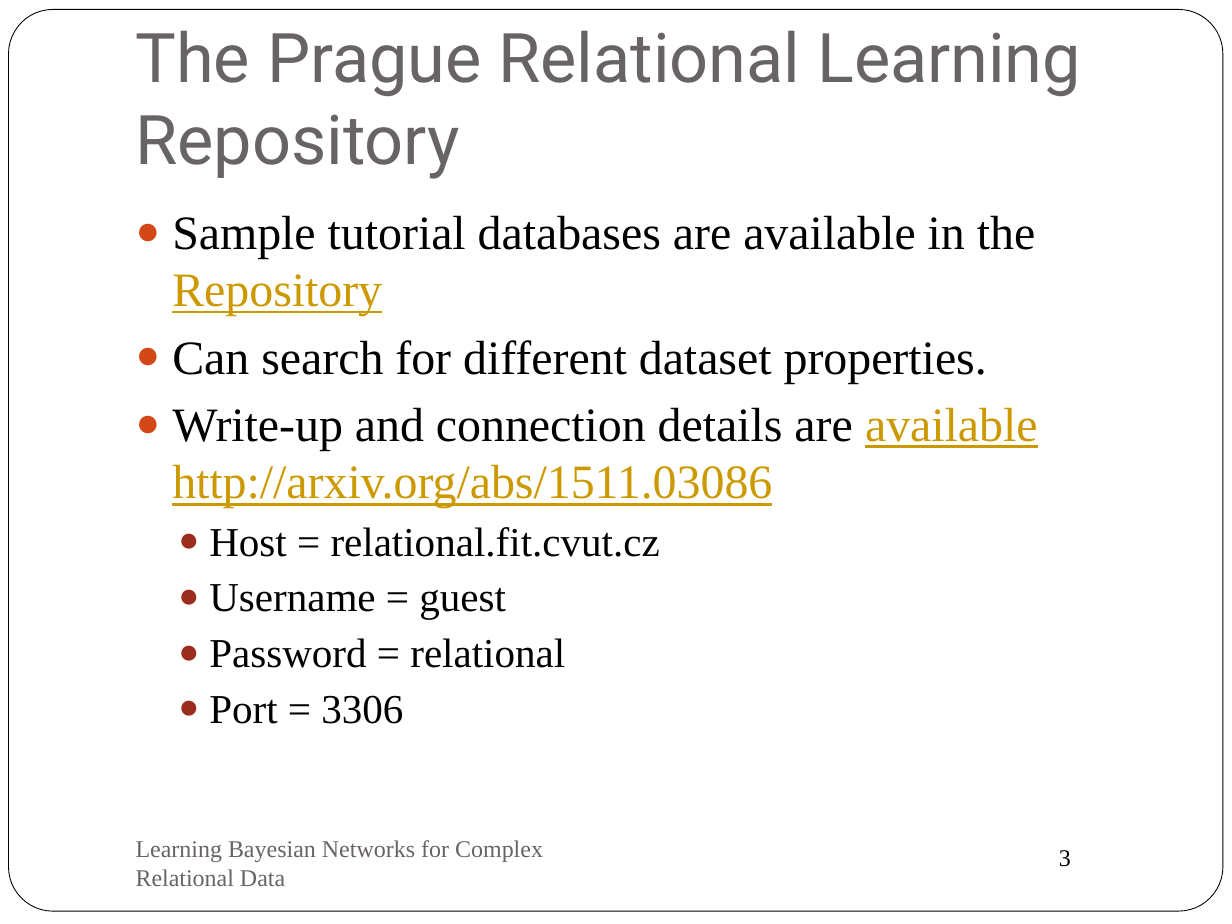
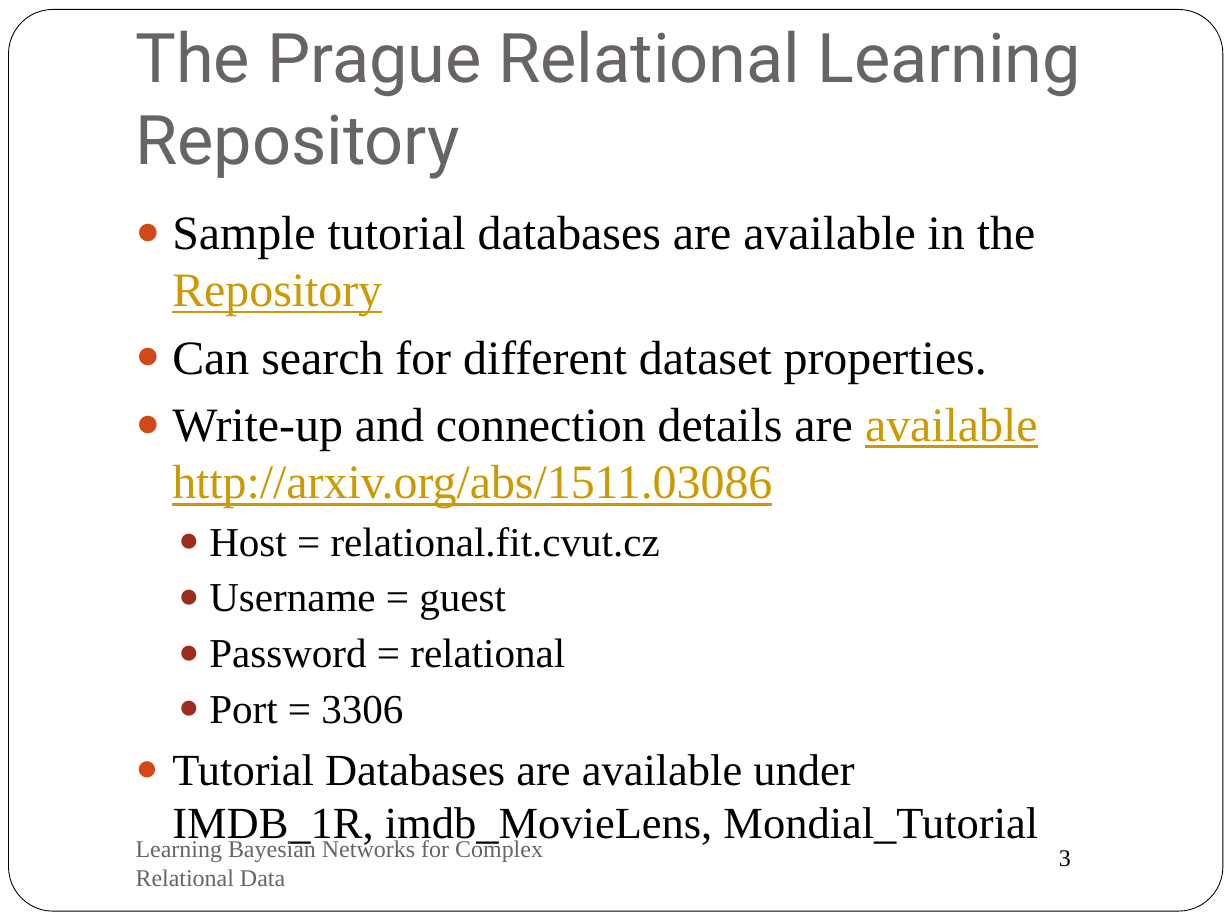
Before and after one commit to oschulte/srl-tutorial-slides, a slide deck: slide 3 of ch1-data.pptx. Drawn at 1232x924 pixels with LibreOffice and Linux fonts; fonts in the diff are those of the drawing. Boxes give left, top, right and bottom in pixels: in the first picture for what was removed or moved away, otherwise in the second. Text is boxed around its words. In the diff, an @@ line names an element or a change of style, - is before the commit and + after.

Commit message:
just one more change about the test databases

```diff
--- a/ch1-data.pptx
+++ b/ch1-data.pptx
@@ text at <box>172,754,1038,847</box>: paragraph added @@
+● Tutorial Databases are available under
+  IMDB_1R, imdb_MovieLens, Mondial_Tutorial
```
Also in this commit, not shown: 1 other slide changed, 1 other file.
